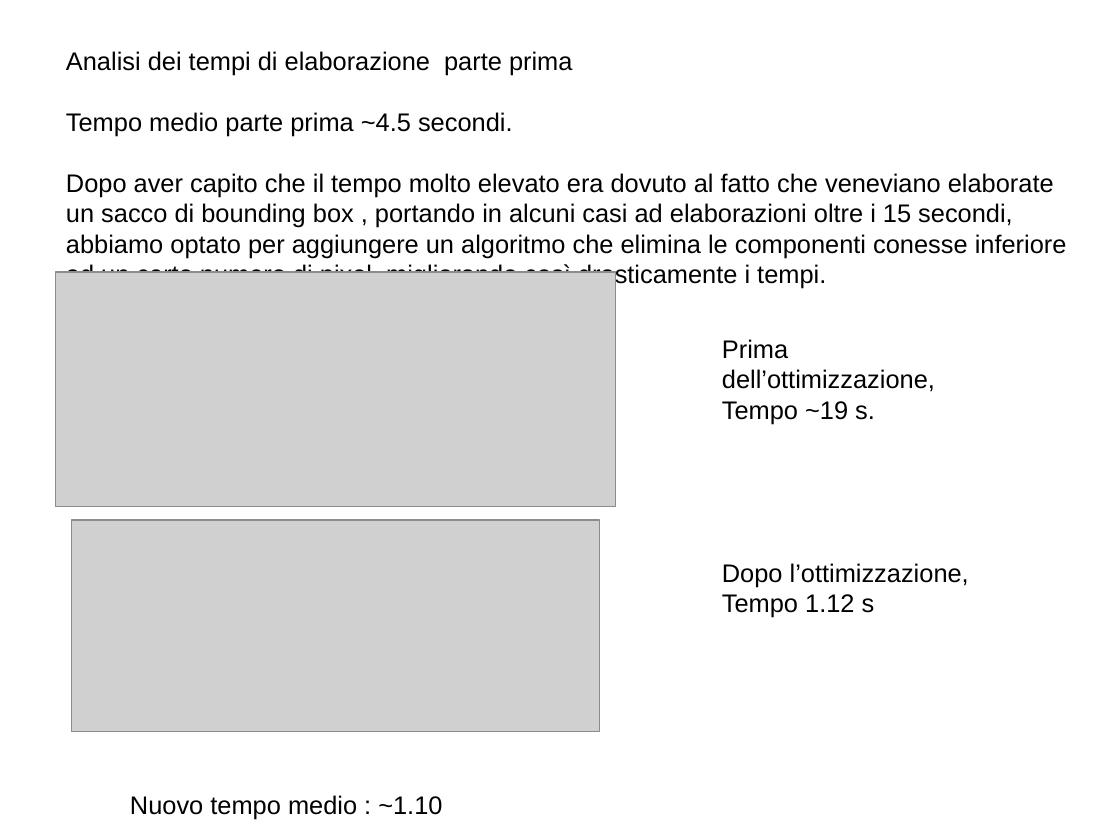
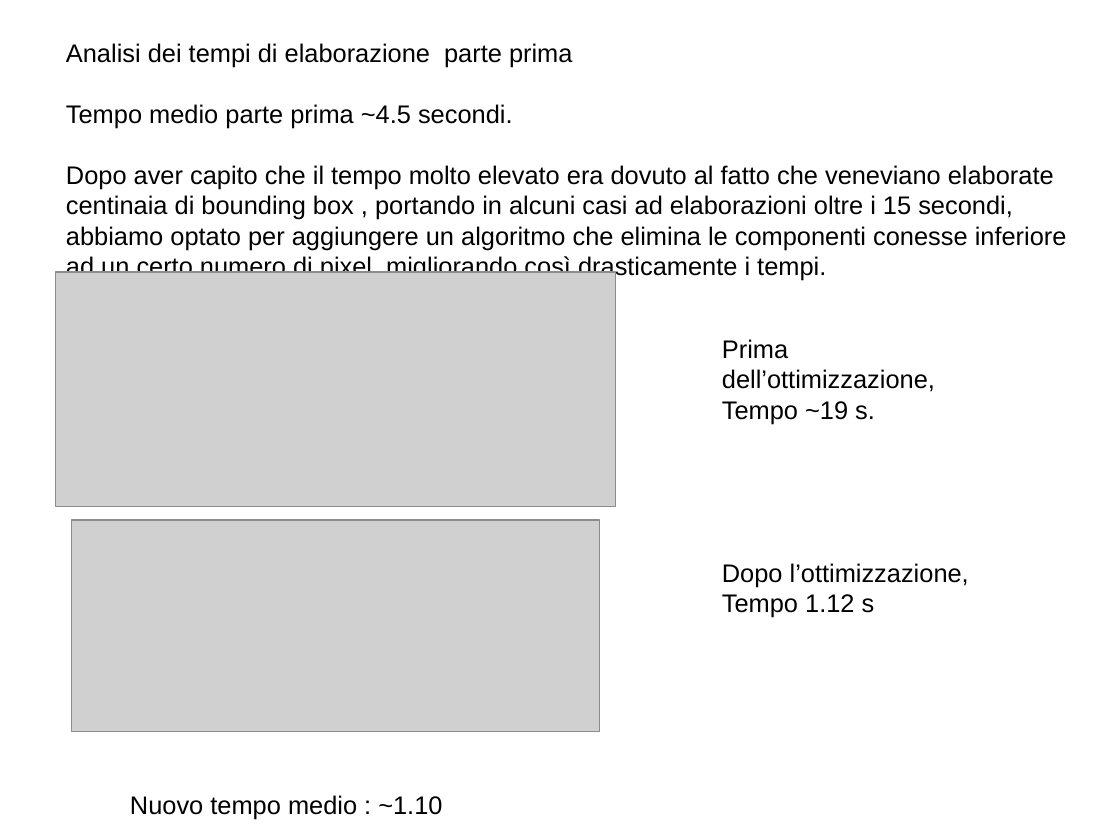
Before and after one commit to pietroparini2/chessProject, a slide deck: slide 16 of relazioneProgettoEI/presentazione.odp (slide 15 before the commit). Drawn at 1120x840 pixels with LibreOffice and Linux fonts; fonts in the diff are those of the drawing; grey boxes stand for pictures. Boxes give left, top, right and bottom in pixels: in the first picture for what was removed or moved away, otherwise in the second. Text is boxed around its words. In the diff, an @@ line names an element or a change of style, - is before the commit and + after.

```diff
--- a/relazioneProgettoEI/presentazione.odp
+++ b/relazioneProgettoEI/presentazione.odp
@@ text "Analisi dei tempi di elaborazione ...": place and size @@
-text "Analisi dei tempi di elaborazione ..." at (66,51,1067,289)
+text "Analisi dei tempi di elaborazione ..." at (66,43,1067,281)
@@ text at (66,165,1067,281): text changed @@
-Dopo aver capito che il tempo molto elevato era dovuto al fatto che veneviano elaborate un sacco di bounding box , portando in alcuni casi ad elaborazioni oltre i 15 secondi, abbiamo optato per aggiungere un algoritmo che elimina le componenti conesse inferiore ad un certo numero di pixel, migliorando così drasticamente i tempi.
+Dopo aver capito che il tempo molto elevato era dovuto al fatto che veneviano elaborate centinaia di bounding box , portando in alcuni casi ad elaborazioni oltre i 15 secondi, abbiamo optato per aggiungere un algoritmo che elimina le componenti conesse inferiore ad un certo numero di pixel, migliorando così drasticamente i tempi.
```
Also in this commit, not shown: 1 other slide changed, 1 slide added, 4 other files.
